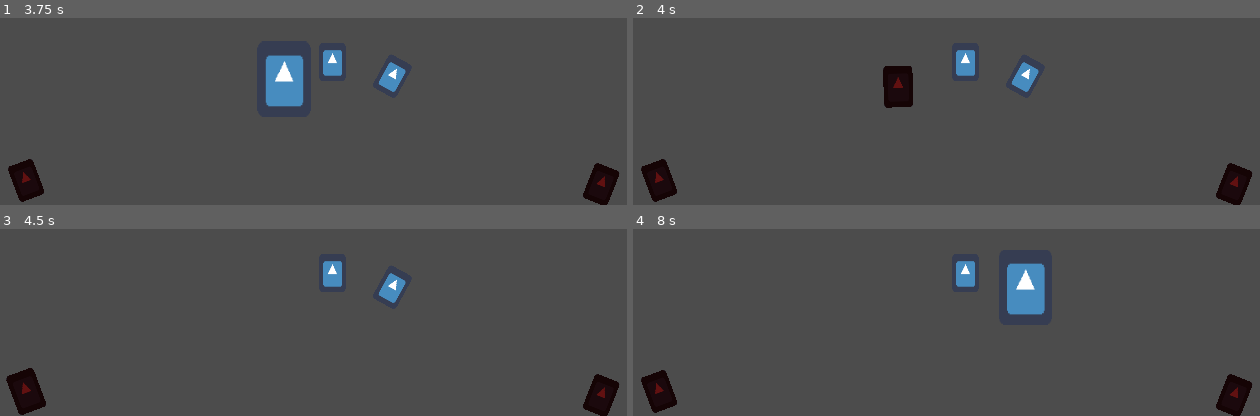
Above: before the commit, frames 1-4 (two rows, left to right).
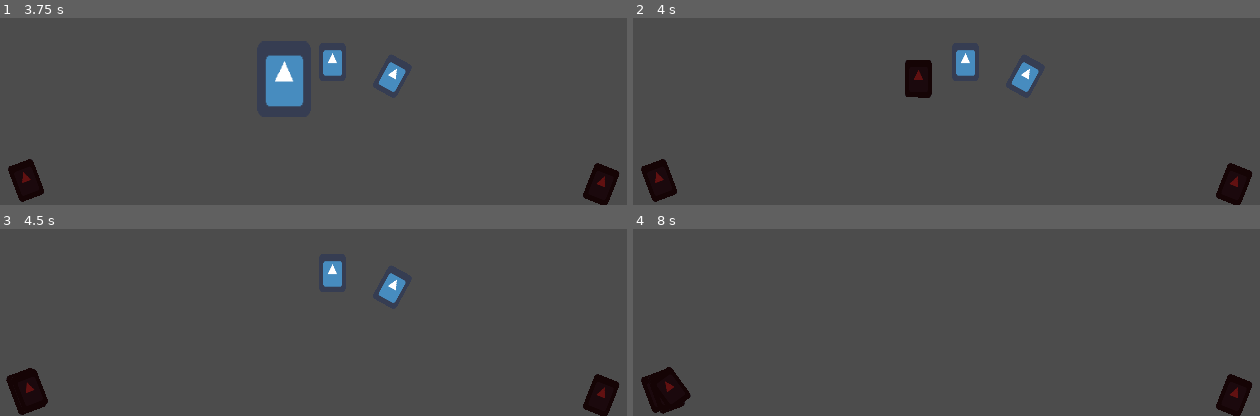
Above: after the commit, the same moments.

Repository: CiaranWoodward/LD52
Game: Godot game, scene res://Level/Level.tscn
The game is run twice, just before and just after one commit, with the same random seed, the same clock (stepped at 60 frames per second) and the same inputs. The engine's default icon, where the game draws it, is replaced by a stand-in: a white triangle on a blue panel in a dark square.
Inputs (mouse positions are in pixels of both pictures, inside the frame that each line leads up to):
- Up to frame 1 (3.75 s): tap Enter at 0.5, 2, 3.5 s; move the mouse to (25, 180) at 0.52 s; click (25, 180) at 0.67 s; tap Space at 1.25, 2.75 s; click (25, 180) at 1.42 s; move the mouse to (601, 184) at 2.02 s; click (601, 184) at 2.17 s; click (601, 184) at 2.92 s; move the mouse to (282, 79) at 3.52 s; click (282, 79) at 3.67 s
- Up to frame 2 (4 s): no input
- Up to frame 3 (4.5 s): move the mouse to (25, 391) at 4.27 s; click (25, 391) at 4.42 s
- Up to frame 4 (8 s): tap Space at 5 s; click (658, 391) at 5.17 s; move the mouse to (965, 273) at 5.77 s; click (965, 273) at 5.92 s; click (965, 273) at 6.67 s; move the mouse to (1028, 286) at 7.27 s; click (1028, 286) at 7.42 s

Frame 1 is identical in both runs. In frame 2, 1.5% of the frame differs, in the area x 39-48%, y 22-49%; in frame 3, 0.1%; in frame 4, 2.6%, in the area x 3-66%, y 17-99%.

Commit message:
Add discard pile

Diff:
--- a/Cards/Card.gd
+++ b/Cards/Card.gd
@@ -1,4 +1,5 @@
 extends Node2D
+class_name Card
 
 signal card_clicked(card)
 
@@ -8,7 +9,7 @@
 export var growScale = 2
 export var growScaleInactive = 1.1
 
-export(Global.TransitionType) var reseatTrans = Global.TransitionType.EXPO
+export(Global.TransitionType) var reseatTrans = Global.TransitionType.BACK
 export(Global.EaseType) var reseatEase = Global.EaseType.IN
 export var reseatTime = 0.4
 
@@ -18,7 +19,10 @@
 var mouse_over = false
 var moused_down = false
 var reseat_target = null
+var reseat_offset = Vector2.ZERO
+var reseat_rotationoffset = 0
 export var is_active = true setget set_active
+var mousehover_ignore = false setget set_mousehover_ignore
 
 # Called when the node enters the scene tree for the first time.
 func _ready() -> void:
@@ -28,28 +32,43 @@
 
 func set_active(active: bool):
 	is_active = active
+	$MouseHoverArea/ActiveHoverShape.set_deferred("disabled", !active)
+	$MouseHoverArea/InactiveHoverShape.set_deferred("disabled", active)
 	if (is_active):
 		$Scaler/CardBack.visible = false
-		if mouse_over:
-			_on_MouseHoverArea_mouse_entered()
+		if mouse_over && !mousehover_ignore:
+			grow_card()
 	else:
 		$Scaler/CardBack.visible = true
-		if mouse_over:
-			_on_MouseHoverArea_mouse_entered()
+		if mouse_over && !mousehover_ignore:
+			grow_card()
 
-func reseat_to(target, delay=0.0):
+func set_mousehover_ignore(newval: bool):
+	mousehover_ignore = newval
+	if mousehover_ignore:
+		growTween.stop_all()
+		growTween.interpolate_property($Scaler, "scale", $Scaler.scale, Vector2.ONE, growTime, growTrans, growEase)
+		growTween.start()
+
+func reseat_to(target, delay=0.0, offset=Vector2.ZERO, rotationoffset=0.0):
 	reseat_target = target
+	reseat_offset = offset
+	reseat_rotationoffset = rotationoffset
+	set_mousehover_ignore(true)
 	reseatTween.stop_all()
-	reseatTween.interpolate_property(self, "global_position", global_position, target.global_position, reseatTime, reseatTrans, reseatEase, delay)
-	reseatTween.interpolate_property(self, "global_rotation", global_rotation, target.global_rotation, reseatTime, reseatTrans, reseatEase, delay)
+	reseatTween.interpolate_property(self, "global_position", global_position, target.global_position + offset, reseatTime, reseatTrans, reseatEase, delay)
+	reseatTween.interpolate_property(self, "global_rotation", global_rotation, target.global_rotation + rotationoffset, reseatTime, reseatTrans, reseatEase, delay)
 	reseatTween.interpolate_callback(self, reseatTime + delay, "_reseat_done")
 	reseatTween.start()
 
 func _reseat_done():
+	set_mousehover_ignore(false)
 	if !is_instance_valid(reseat_target):
 		return
-	position = Vector2.ZERO
-	rotation = 0
+	if reseat_target == get_parent():
+		return
+	position = reseat_offset
+	rotation = reseat_rotationoffset
 	get_parent().remove_child(self)
 	reseat_target.add_child(self)
 
@@ -61,7 +80,6 @@
 			else:
 				if moused_down:
 					emit_signal("card_clicked", self)
-					print("Card clicked")
 				moused_down = false
 
 func _on_MouseSelectArea_mouse_exited() -> void:
@@ -69,6 +87,15 @@
 
 func _on_MouseHoverArea_mouse_entered() -> void:
 	mouse_over = true
+	if !mousehover_ignore:
+		grow_card()
+
+func _on_MouseHoverArea_mouse_exited() -> void:
+	mouse_over = false
+	if !mousehover_ignore:
+		shrink_card()
+
+func grow_card() -> void:
 	if is_active:
 		growTween.stop_all()
 		growTween.interpolate_property($Scaler, "scale", $Scaler.scale, Vector2(growScale, growScale), growTime, growTrans, growEase)
@@ -80,8 +107,7 @@
 		growTween.interpolate_property(self, "rotation", rotation, 0, growTime, growTrans, growEase)
 		growTween.start()
 
-func _on_MouseHoverArea_mouse_exited() -> void:
-	mouse_over = false
+func shrink_card() -> void:
 	growTween.stop_all()
 	growTween.interpolate_property($Scaler, "scale", $Scaler.scale, Vector2.ONE, growTime, growTrans, growEase)
 	growTween.interpolate_property(self, "rotation", rotation, 0, growTime, growTrans, growEase)
--- a/Cards/Card.tscn
+++ b/Cards/Card.tscn
@@ -7,7 +7,10 @@
 extents = Vector2( 32, 45 )
 
 [sub_resource type="RectangleShape2D" id=1]
-extents = Vector2( 49, 66 )
+extents = Vector2( 48, 66 )
+
+[sub_resource type="RectangleShape2D" id=3]
+extents = Vector2( 32, 45 )
 
 [node name="Card" type="Node2D"]
 script = ExtResource( 1 )
@@ -30,8 +33,12 @@
 
 [node name="MouseHoverArea" type="Area2D" parent="."]
 
-[node name="CollisionShape2D" type="CollisionShape2D" parent="MouseHoverArea"]
+[node name="ActiveHoverShape" type="CollisionShape2D" parent="MouseHoverArea"]
 shape = SubResource( 1 )
+
+[node name="InactiveHoverShape" type="CollisionShape2D" parent="MouseHoverArea"]
+shape = SubResource( 3 )
+disabled = true
 
 [connection signal="input_event" from="Scaler/MouseSelectArea" to="." method="_on_MouseSelectArea_input_event"]
 [connection signal="mouse_exited" from="Scaler/MouseSelectArea" to="." method="_on_MouseSelectArea_mouse_exited"]
--- /dev/null
+++ b/UI/DiscardPile.gd
@@ -0,0 +1,20 @@
+extends Position2D
+
+export var spacing: Vector2 = Vector2(9,1)
+export var rand_rotation: float = 0.3
+
+var current_offset: Vector2 = Vector2.ZERO
+var count: int setget ,count
+
+# Called when the node enters the scene tree for the first time.
+func _ready() -> void:
+	pass # Replace with function body.
+
+func count() -> int:
+	return get_child_count()
+
+func get_next_offset() -> Vector2:
+	return count() * spacing
+
+func get_random_rotation() -> float:
+	return rand_range(-rand_rotation, rand_rotation)
--- a/UI/HUD.gd
+++ b/UI/HUD.gd
@@ -1,9 +1,16 @@
 extends Node2D
+
+onready var _discard = $DiscardPile
 
 # Called when the node enters the scene tree for the first time.
 func _ready() -> void:
 	$"HandLoc/1/Card".connect("card_clicked", self, "card_clicked")
+	$"HandLoc/2/Card2".connect("card_clicked", self, "card_clicked")
+	$"HandLoc/3/Card3".connect("card_clicked", self, "card_clicked")
 
 func card_clicked(card):
+	discard(card)
+
+func discard(card: Card):
 	card.is_active = false
-	card.reseat_to($DiscardPileLoc)
+	card.reseat_to(_discard, 0.0, _discard.get_next_offset(), _discard.get_random_rotation())
--- a/UI/HUD.tscn
+++ b/UI/HUD.tscn
@@ -1,23 +1,25 @@
-[gd_scene load_steps=3 format=2]
+[gd_scene load_steps=4 format=2]
 
 [ext_resource path="res://Cards/Card.tscn" type="PackedScene" id=1]
 [ext_resource path="res://UI/HUD.gd" type="Script" id=2]
+[ext_resource path="res://UI/DiscardPile.gd" type="Script" id=3]
 
 [node name="HUD" type="Node2D"]
 script = ExtResource( 2 )
 
-[node name="DiscardPileLoc" type="Position2D" parent="."]
+[node name="DiscardPile" type="Position2D" parent="."]
 position = Vector2( 286, 1021 )
 rotation = -0.355961
+script = ExtResource( 3 )
 
-[node name="Card4" parent="DiscardPileLoc" instance=ExtResource( 1 )]
+[node name="Card4" parent="DiscardPile" instance=ExtResource( 1 )]
 is_active = false
 
-[node name="DrawPileLoc" type="Position2D" parent="."]
+[node name="DrawPile" type="Position2D" parent="."]
 position = Vector2( 1666, 1031 )
 rotation = 0.374711
 
-[node name="Card5" parent="DrawPileLoc" instance=ExtResource( 1 )]
+[node name="Card5" parent="DrawPile" instance=ExtResource( 1 )]
 is_active = false
 
 [node name="HandLoc" type="Position2D" parent="."]
--- a/project.godot
+++ b/project.godot
@@ -7,6 +7,16 @@
 ;   param=value ; assign values to parameters
 
 config_version=4
+
+_global_script_classes=[ {
+"base": "Node2D",
+"class": "Card",
+"language": "GDScript",
+"path": "res://Cards/Card.gd"
+} ]
+_global_script_class_icons={
+"Card": ""
+}
 
 [application]
 
Not shown: 1 places in Cards/Card.tscn that only renumber resources
